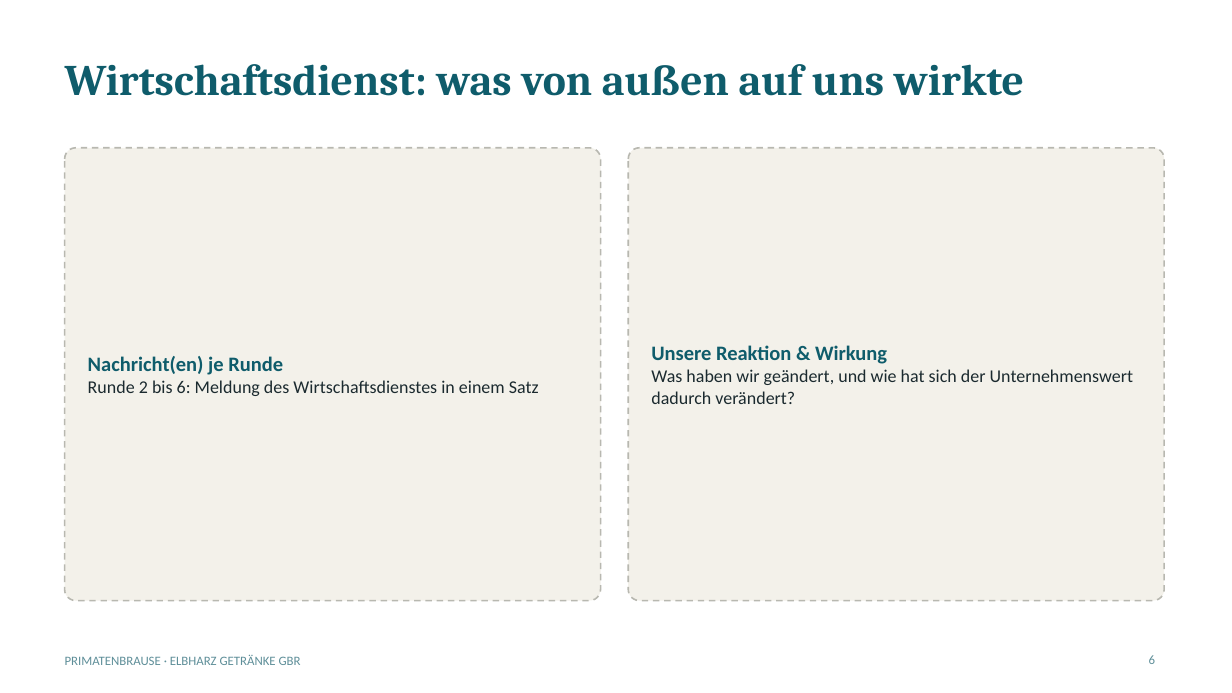
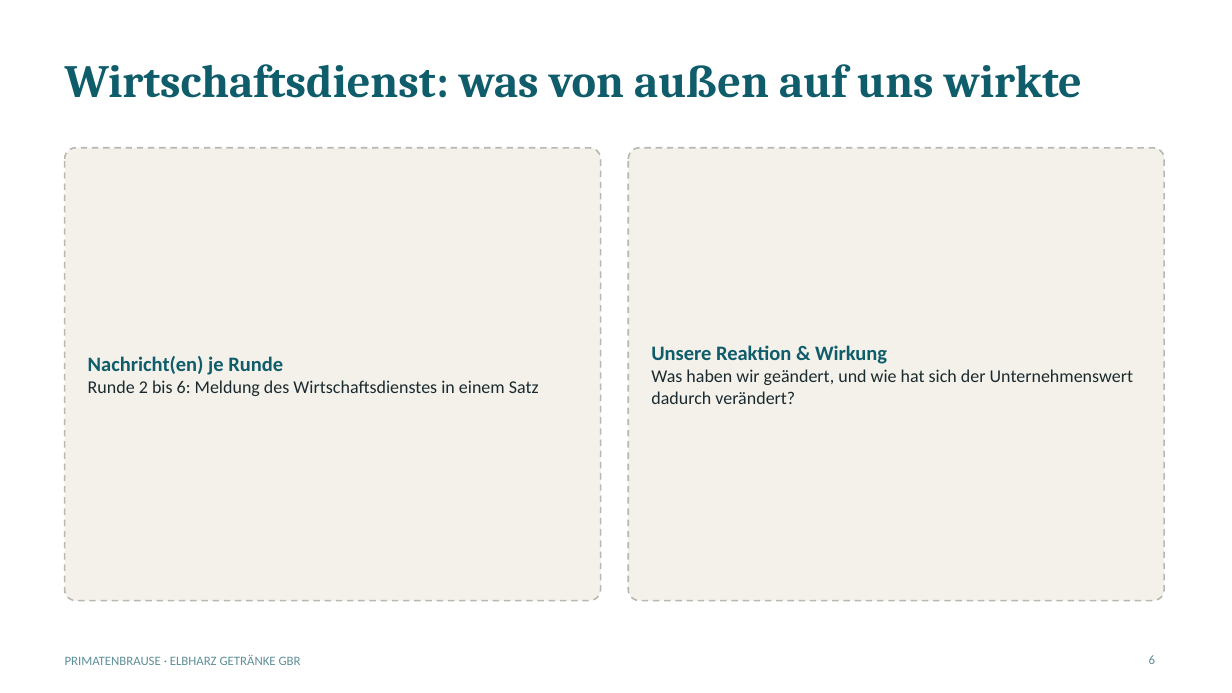
Before and after one commit to jofy0002/claude-workspace, a slide deck: slide 6 of endpraesentation/Elbharz_Endpraesentation_Geruest.pptx. Drawn at 1232x693 pixels with LibreOffice and Linux fonts; fonts in the diff are those of the drawing. Boxes give left, top, right and bottom in pixels: in the first picture for what was removed or moved away, otherwise in the second. Text is boxed around its words. In the diff, an @@ line names an element or a change of style, - is before the commit and + after.

```diff
--- a/endpraesentation/Elbharz_Endpraesentation_Geruest.pptx
+++ b/endpraesentation/Elbharz_Endpraesentation_Geruest.pptx
@@ title "Wirtschaftsdienst: was von außen auf ..." at box(65, 64, 1082, 98): size 34 to 36 pt @@
```
Also in this commit, not shown: 11 other slides changed, 1 other file.
